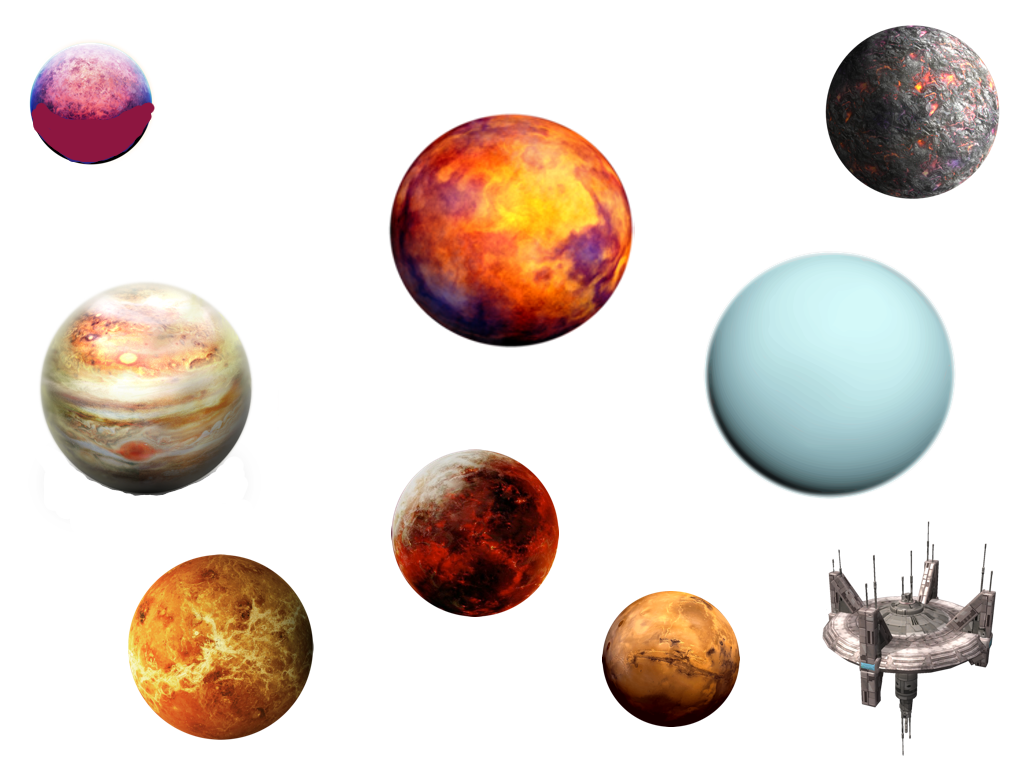
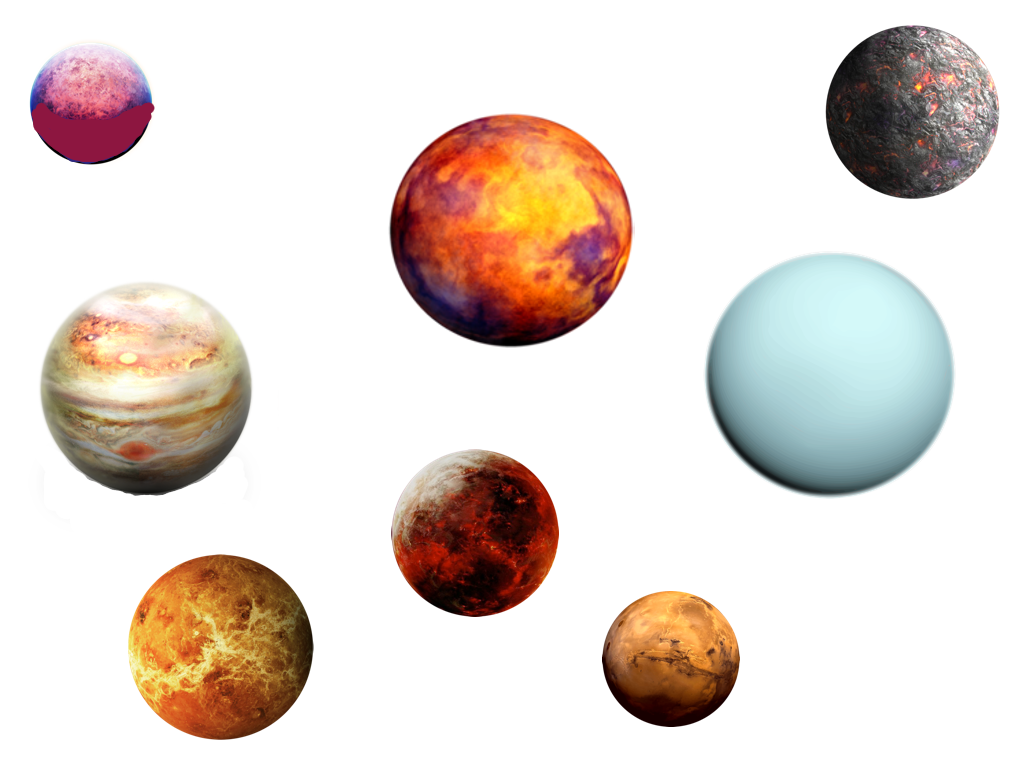
Before/after of a 1024 × 768 layered artwork. What changed in the layer stack:
removed layer "outpost" over 822, 521, 997, 756
